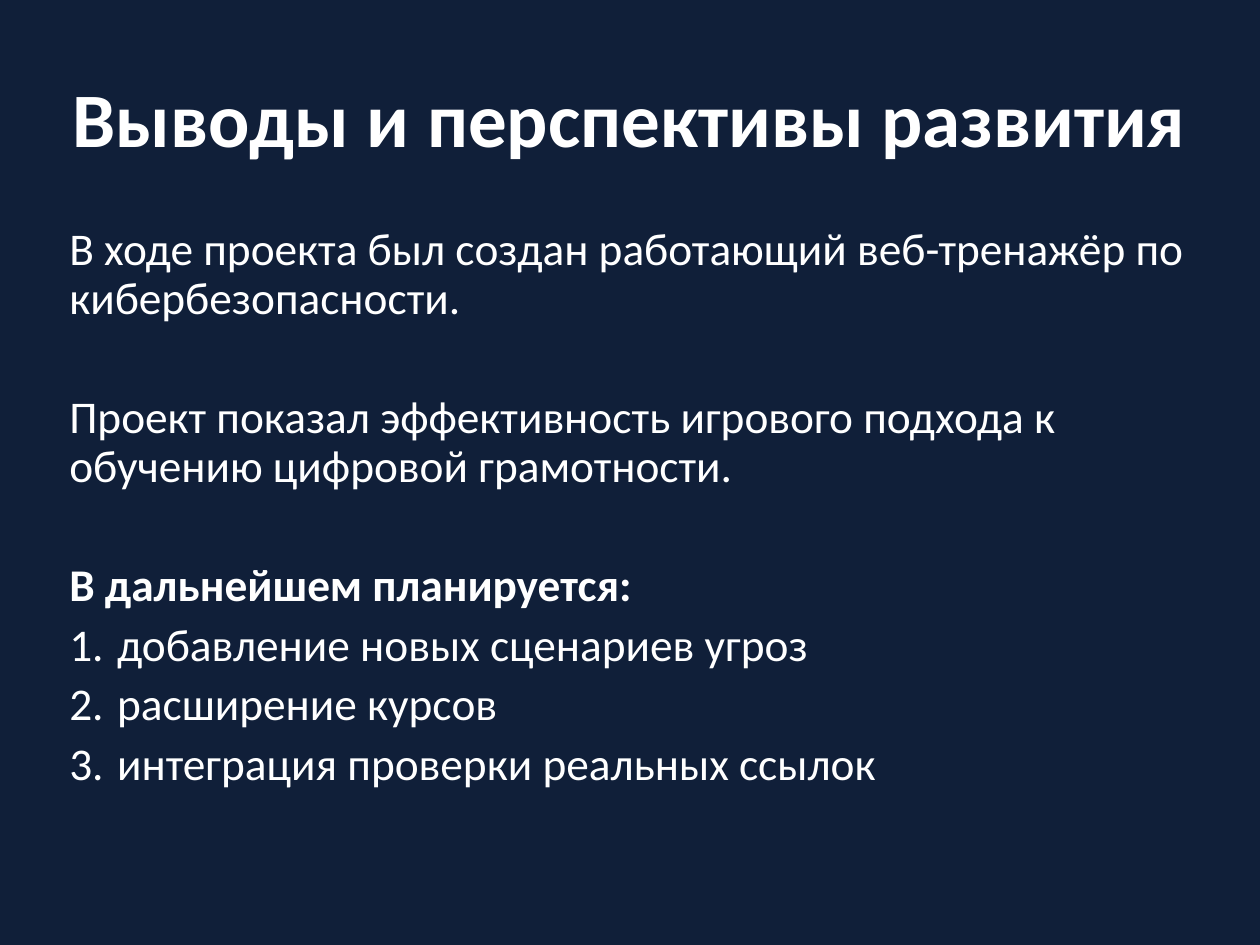
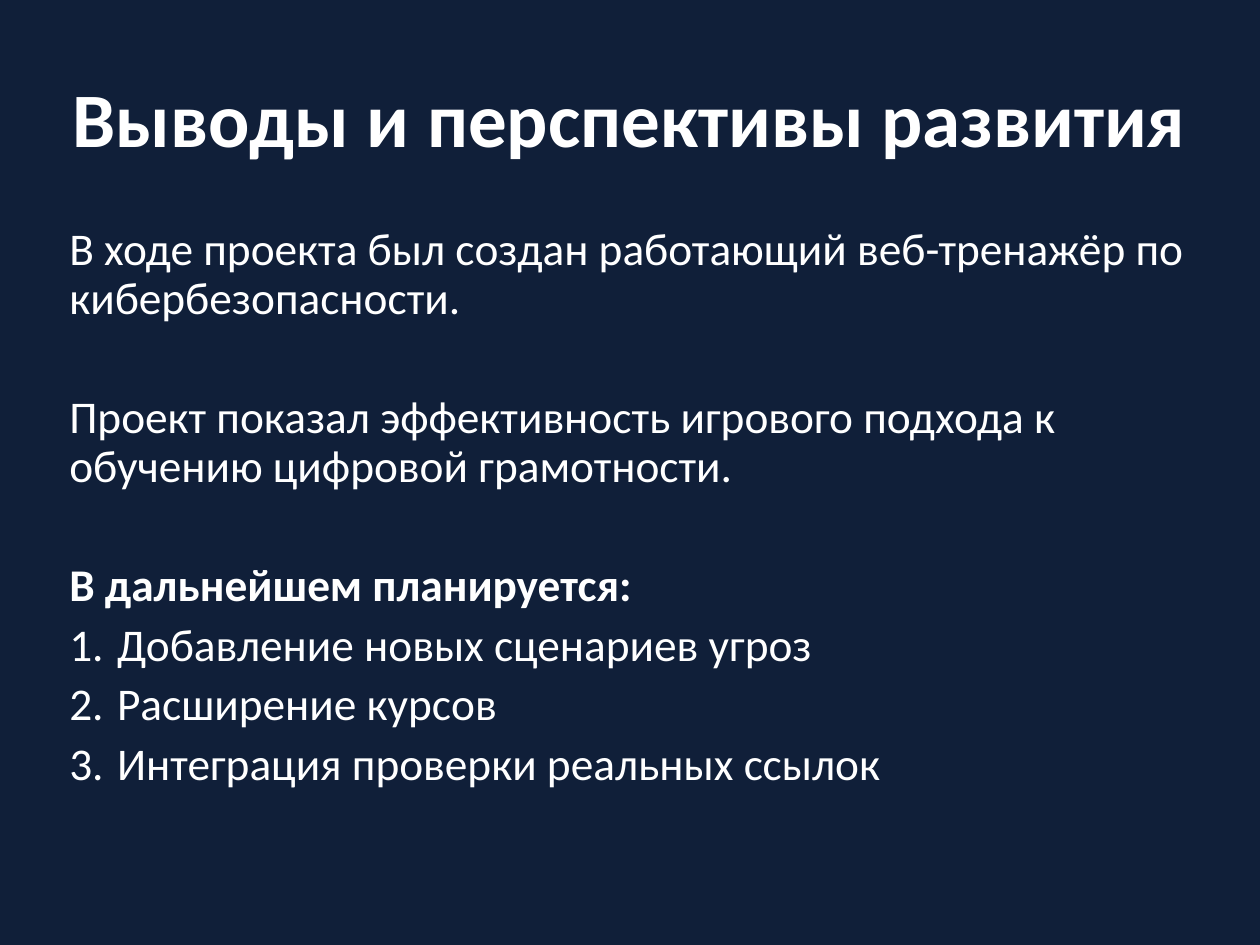
Before and after one commit to Dev-PGVAA/Safe-Net, a slide deck: slide 10 of project - info/Презентация SafeNet.pptx. Drawn at 1260x945 pixels with LibreOffice and Linux fonts; fonts in the diff are those of the drawing. Boxes give left, top, right and bottom in pixels: in the first picture for what was removed or moved away, otherwise in the second. Text is boxed around its words. In the diff, an @@ line names an element or a change of style, - is before the commit and + after.

```diff
--- a/project - info/Презентация SafeNet.pptx
+++ b/project - info/Презентация SafeNet.pptx
@@ text at (117, 630, 880, 788): text changed @@
-1. добавление новых сценариев угроз
-2. расширение курсов
-3. интеграция проверки реальных ссылок
+1. Добавление новых сценариев угроз
+2. Расширение курсов
+3. Интеграция проверки реальных ссылок
```
Also in this commit, not shown: 7 other slides changed, 6 other files.
